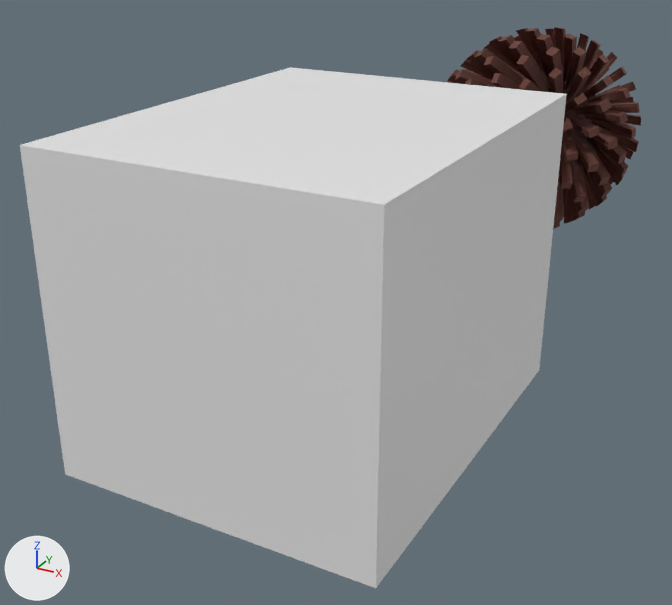
Two versions of the FBX model Mrowisko/Mrowisko/MrowiskoContent/Models/Szyszka2.FBX, one commit apart.
The view is the same before and after, from a 50 mm lens placed at (0.363, -1.606, 0.352), pointed at (-0.174, -0.63, -0.136). The lights are fixed; the arrows at lower left show +X, +Y and +Z. Where no turn or scale is listed for an object, it has been applied to the vertices.

Before the edit, the objects in view are built like this:
```python
me_mesh = bpy.data.meshes.new('Mesh')
me_mesh.from_pydata(...)  # 1426 vertices, 2848 faces; spans x -0.16..0.16, y -0.213..0.213, z -0.16..0.16
me_mesh.materials.append(mat_material__26)  # picture img_szyszka2_jpg
me_mesh_001 = bpy.data.meshes.new('Mesh.001')
me_mesh_001.from_pydata(...)  # a box spanning x -0.17..0.17, y -0.218..0.218, z 0.0..0.328
ob_boundingbox = bpy.data.objects.new('BoundingBox', me_mesh_001)
ob_boundingbox.location = (-0.071, -0.841, -0.169)
ob_sphere004 = bpy.data.objects.new('Sphere004', me_mesh)
ob_sphere004.location = (-0.078, -0.169, 0.0)
```
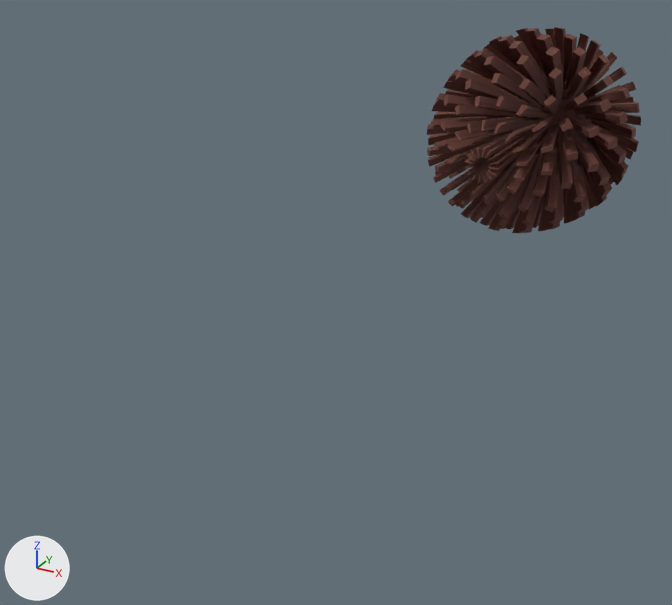
The newer file is also turned or shifted as a whole; pictures and numbers use the older file's frame.

Changed parts and their boxes (x1, y1, x2, y2) in the pictures (672 x 605 px):
'BoundingBox', deleted: before (20, 67, 567, 588)

The edits, one by one:
Object 'BoundingBox' (ob_boundingbox) is deleted.
